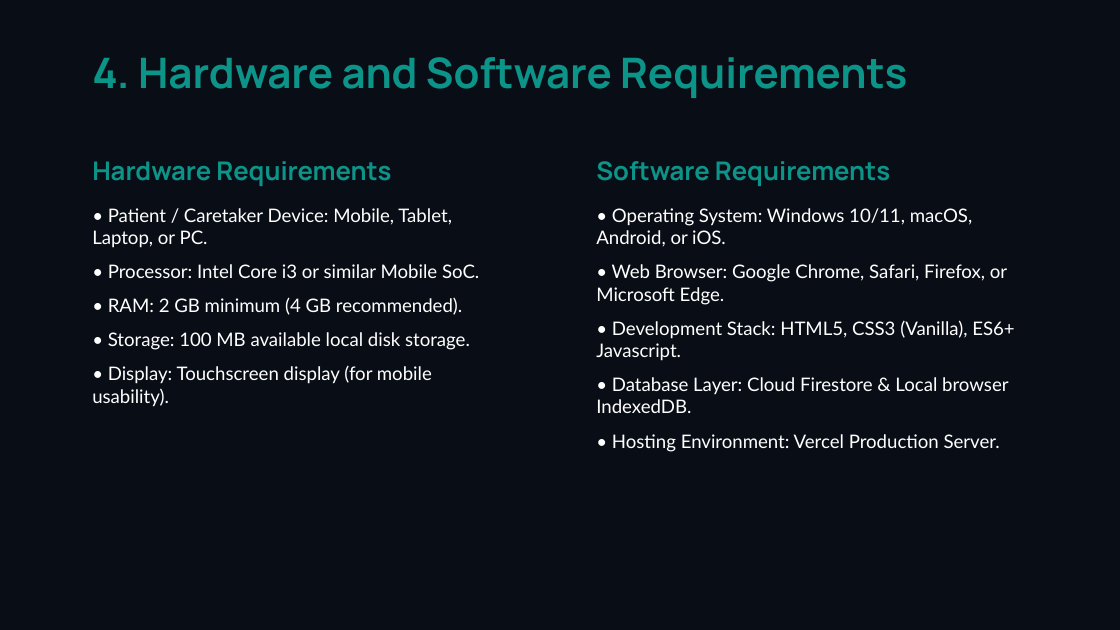
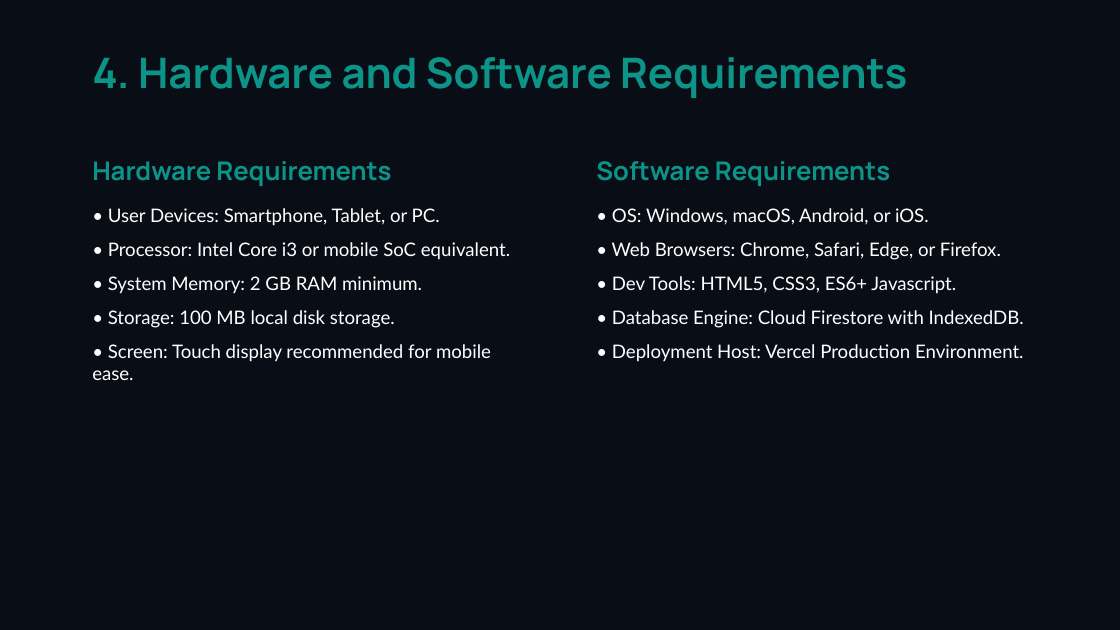
Before and after one commit to velagadadileep6-bot/Medicine-reminder, a slide deck: slide 5 of medicare_presentation.pptx. Drawn at 1120x630 pixels with LibreOffice and Linux fonts; fonts in the diff are those of the drawing. Boxes give left, top, right and bottom in pixels: in the first picture for what was removed or moved away, otherwise in the second. Text is boxed around its words. In the diff, an @@ line names an element or a change of style, - is before the commit and + after.

```diff
--- a/medicare_presentation.pptx
+++ b/medicare_presentation.pptx
@@ text at [92,208,510,380]: text changed @@
-• Patient / Caretaker Device: Mobile, Tablet, Laptop, or PC.
-• Processor: Intel Core i3 or similar Mobile SoC.
-• RAM: 2 GB minimum (4 GB recommended).
-• Storage: 100 MB available local disk storage.
-• Display: Touchscreen display (for mobile usability).
+• User Devices: Smartphone, Tablet, or PC.
+• Processor: Intel Core i3 or mobile SoC equivalent.
+• System Memory: 2 GB RAM minimum.
+• Storage: 100 MB local disk storage.
+• Screen: Touch display recommended for mobile ease.
@@ text at [612,208,1024,362]: text changed @@
-• Operating System: Windows 10/11, macOS, Android, or iOS.
-• Web Browser: Google Chrome, Safari, Firefox, or Microsoft Edge.
-• Development Stack: HTML5, CSS3 (Vanilla), ES6+ Javascript.
-• Database Layer: Cloud Firestore & Local browser IndexedDB.
-• Hosting Environment: Vercel Production Server.
+• OS: Windows, macOS, Android, or iOS.
+• Web Browsers: Chrome, Safari, Edge, or Firefox.
+• Dev Tools: HTML5, CSS3, ES6+ Javascript.
+• Database Engine: Cloud Firestore with IndexedDB.
+• Deployment Host: Vercel Production Environment.
```
Also in this commit, not shown: 7 other slides changed, 2 slides added, 2 slides removed, 1 other file.
